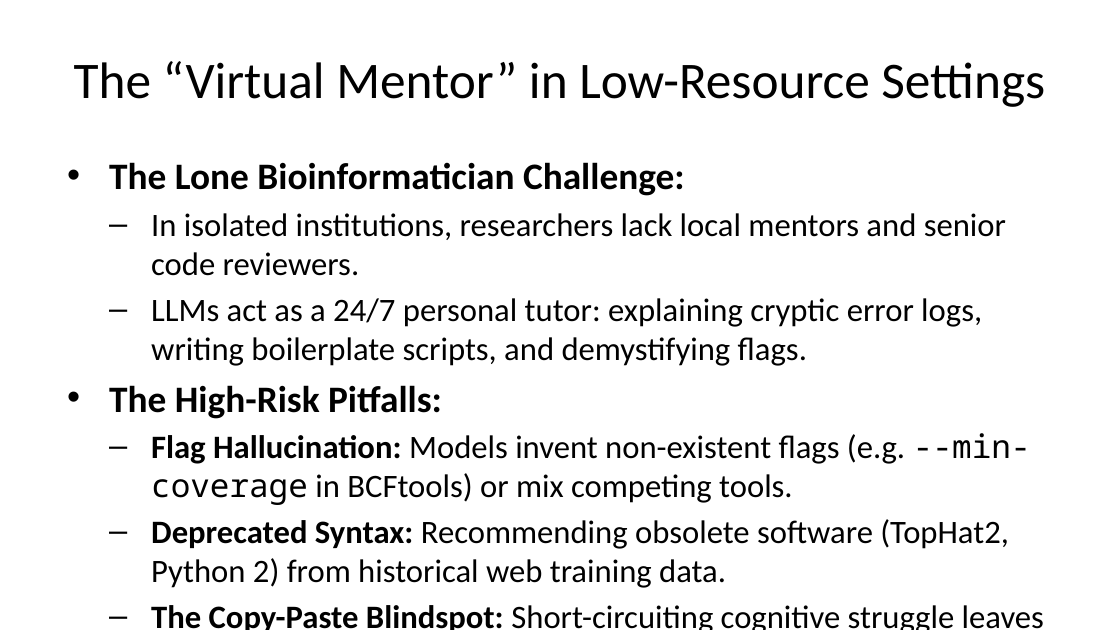
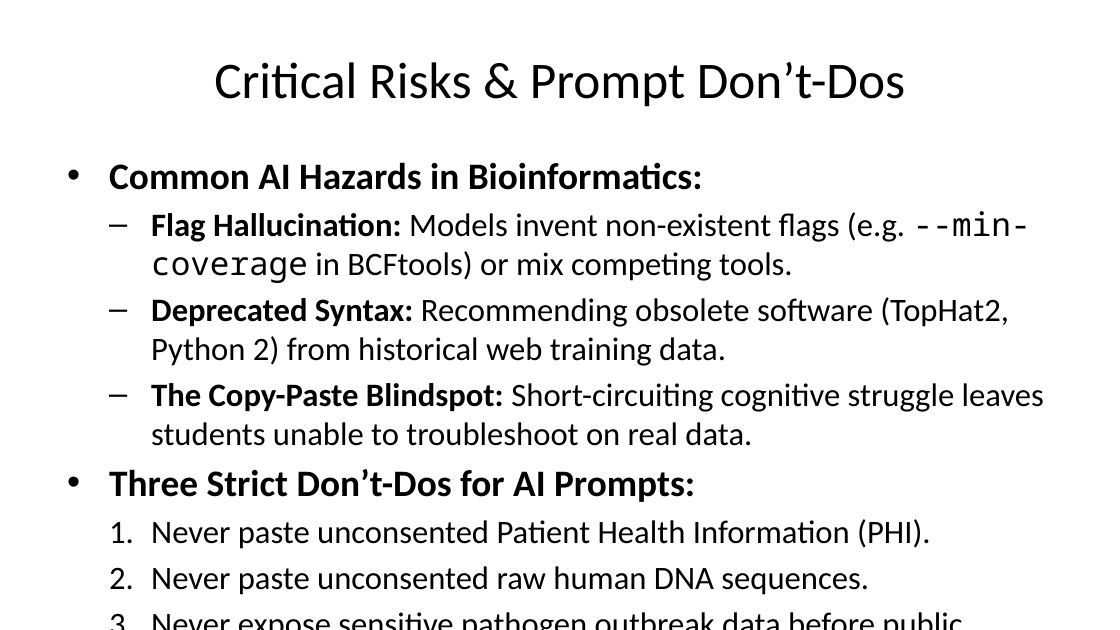
Before and after one commit to cambiotraining/low-resource-bioinformatics, a slide deck: slide 43 of course_files/slides.pptx (slide 82 before the commit). Drawn at 1120x630 pixels with LibreOffice and Linux fonts; fonts in the diff are those of the drawing. Boxes give left, top, right and bottom in pixels: in the first picture for what was removed or moved away, otherwise in the second. Text is boxed around its words. In the diff, an @@ line names an element or a change of style, - is before the commit and + after.

```diff
--- a/course_files/slides.pptx
+++ b/course_files/slides.pptx
@@ title at (214,62,905,107): text changed @@
-The “Virtual Mentor” in Low-Resource Settings
+Critical Risks & Prompt Don’t-Dos
@@ text at (109,162,703,190): text changed; size 21 to 24 pt; bold on @@
-• The Lone Bioinformatician Challenge:
-  – In isolated institutions, researchers lack local mentors and senior code reviewers.
-  – LLMs act as a 24/7 personal tutor: explaining cryptic error logs, writing boilerplate scripts, and demystifying flags.
-• The High-Risk Pitfalls:
+• Common AI Hazards in Bioinformatics:
@@ text at (109,469,930,595): paragraphs added @@
+• Three Strict Don’t-Dos for AI Prompts:
+  1. Never paste unconsented Patient Health Information (PHI).
+  2. Never paste unconsented raw human DNA sequences.
+  3. Never expose sensitive pathogen outbreak data before public health clearance.
```
Also in this commit, not shown: 33 other slides changed, 5 slides added, 11 slides removed, 7 other files.
